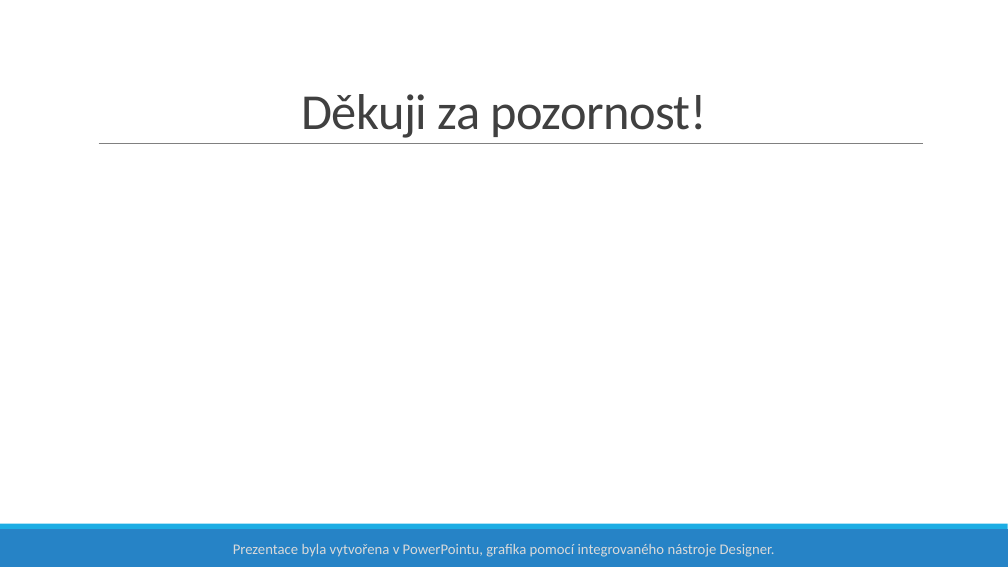
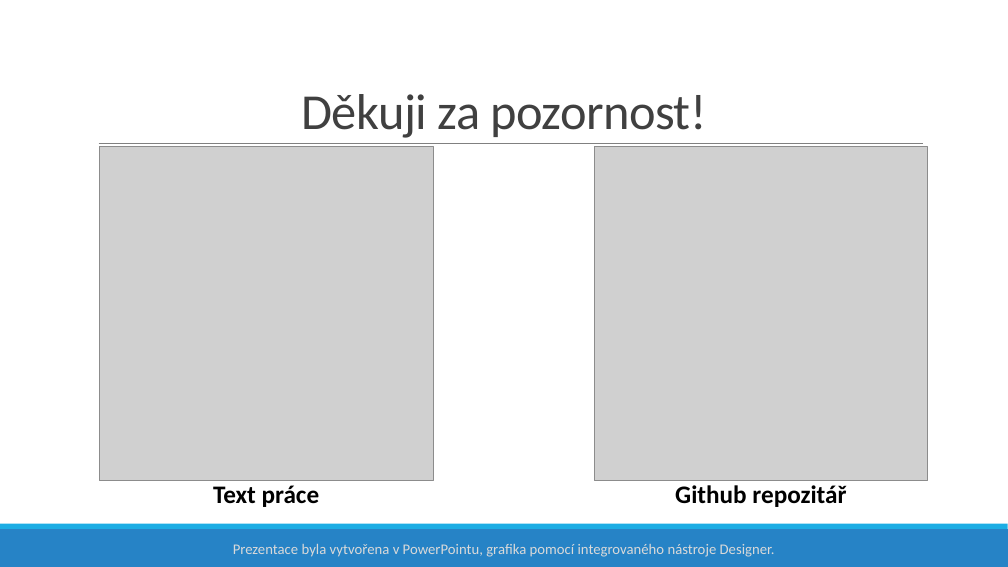
Before and after one commit to lukyncze/bachelor-thesis, a slide deck: slide 19 of presentation/prezentace-sukenik.pptx. Drawn at 1008x567 pixels with LibreOffice and Linux fonts; fonts in the diff are those of the drawing; grey boxes stand for pictures. Boxes give left, top, right and bottom in pixels: in the first picture for what was removed or moved away, otherwise in the second. Text is boxed around its words. In the diff, an @@ line names an element or a change of style, - is before the commit and + after.

Commit message:
presentation: update presentation, add screenshots

```diff
--- a/presentation/prezentace-sukenik.pptx
+++ b/presentation/prezentace-sukenik.pptx
@@ picture added at (x1=99, y1=147, x2=433, y2=481) @@
@@ picture added at (x1=594, y1=147, x2=929, y2=481) @@
@@ text added at (x1=213, y1=485, x2=320, y2=507), 24 pt, text #000000, bold @@
+Text práce
@@ text added at (x1=675, y1=485, x2=846, y2=507), 24 pt, text #000000, bold @@
+Github repozitář
```
Also in this commit, not shown: 11 other slides changed, 1 slide added, 8 other files.
